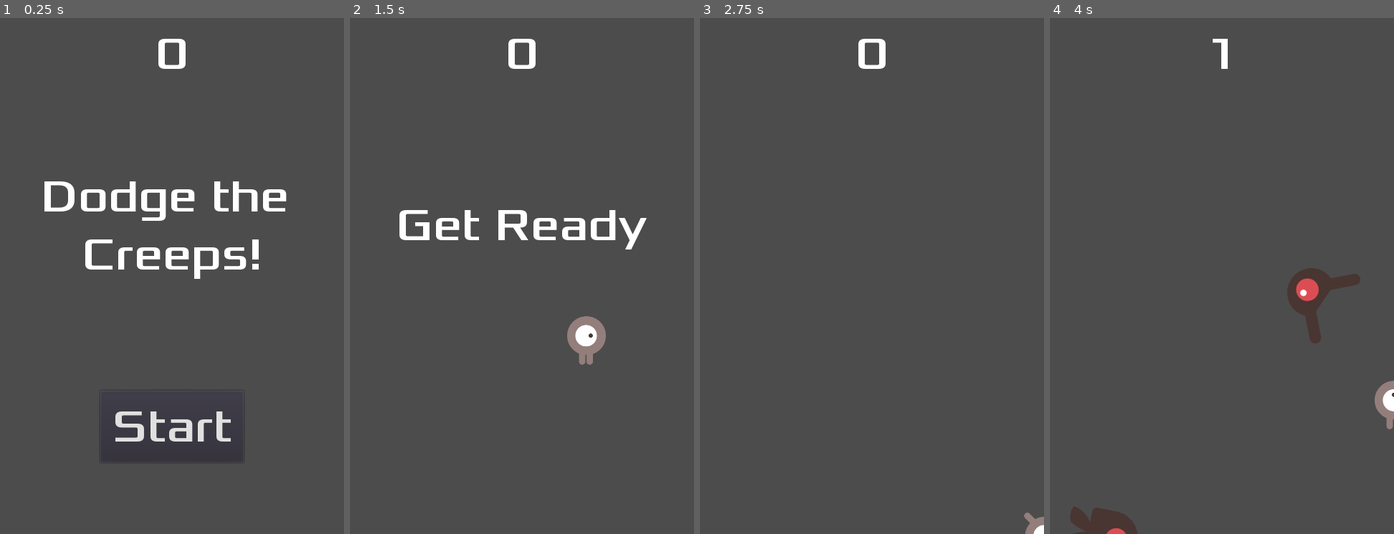
Above: before the commit, frames 1-4 (left to right).
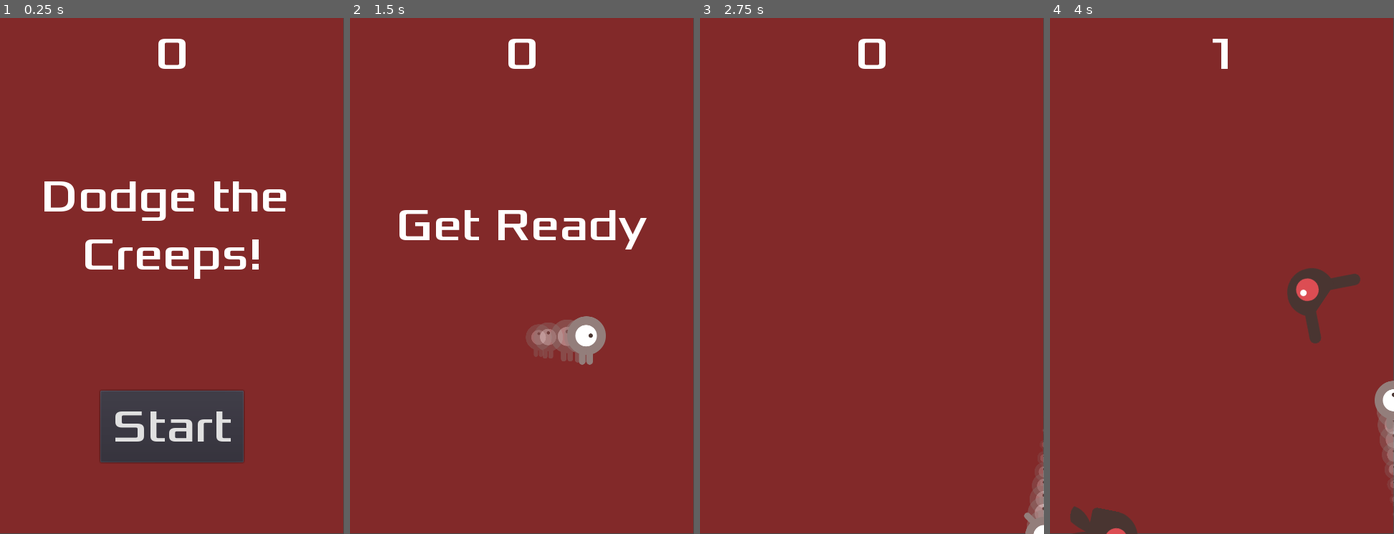
Above: after the commit, the same moments.

Repository: AlbertMontagutCasero/godot-dodge-the-creeps
Game: Godot game, scene res://Main.tscn
Two runs of this game, one before a commit and one after it. Both use one fixed random seed, a clock stepped at 60 frames per second and the inputs below.
Inputs:
- Up to frame 1 (0.25 s): no input
- Up to frame 2 (1.5 s): click "Start" at 0.5 s; tap Enter at 1.25 s; hold Right (ui_right) from 1.28 s (still down)
- Up to frame 3 (2.75 s): release Right (ui_right) at 2.03 s; hold Down (ui_down) from 2.03 s (still down)
- Up to frame 4 (4 s): release Down (ui_down) at 2.78 s; hold Right (ui_right) 2.78-3.53 s; hold Up (ui_up) from 3.53 s (still down)

The runs differ from the first frame. In frame 1, 91% of the frame differs, in the area x 0-100%, y 0-100%; in frame 2, 97%; in frame 3, 99%; in frame 4, 97%.

Commit message:
Adding Sounds, Background, and particles.

Diff:
--- a/Main.gd
+++ b/Main.gd
@@ -15,6 +15,8 @@
 	$ScoreTimer.stop()
 	$MobTimer.stop()
 	$HUD.show_game_over()
+	$Music.stop()
+	$DeathMusic.play()
 
 func new_game():
 	score = 0
@@ -22,6 +24,7 @@
 	$Player.start($StartPosition.position)
 	$StartTimer.start()
 	$HUD.show_message("Get Ready")
+	$Music.play()
 
 func _on_ScoreTimer_timeout():
 	score += 1
--- a/Main.tscn
+++ b/Main.tscn
@@ -1,9 +1,11 @@
-[gd_scene load_steps=6 format=2]
+[gd_scene load_steps=8 format=2]
 
 [ext_resource path="res://Main.gd" type="Script" id=1]
 [ext_resource path="res://mob/Mob.tscn" type="PackedScene" id=2]
 [ext_resource path="res://player/Player.tscn" type="PackedScene" id=3]
 [ext_resource path="res://HUD.tscn" type="PackedScene" id=4]
+[ext_resource path="res://art/House In a Forest Loop.ogg" type="AudioStream" id=5]
+[ext_resource path="res://art/gameover.wav" type="AudioStream" id=6]
 
 [sub_resource type="Curve2D" id=1]
 
@@ -12,41 +14,58 @@
 "points": PoolVector2Array( 0, 0, 0, 0, -0.0879517, -0.570572, 0, 0, 0, 0, 478.583, 1.6455, 0, 0, 0, 0, 479.932, 719.713, 0, 0, 0, 0, 0.621826, 717.862, 0, 0, 0, 0, -0.0879517, -0.570572 )
 }
 
-[node name="Main" type="Node" index="0"]
+[node name="Main" type="Node"]
 
 script = ExtResource( 1 )
 Mob = ExtResource( 2 )
 
-[node name="Player" parent="." index="0" instance=ExtResource( 3 )]
+[node name="ColorRect" type="ColorRect" parent="." index="0"]
 
-[node name="MobTimer" type="Timer" parent="." index="1"]
+anchor_left = 0.0
+anchor_top = 0.0
+anchor_right = 0.0
+anchor_bottom = 0.0
+margin_top = -1.0
+margin_right = 479.0
+margin_bottom = 719.0
+rect_pivot_offset = Vector2( 0, 0 )
+rect_clip_content = false
+mouse_filter = 0
+mouse_default_cursor_shape = 0
+size_flags_horizontal = 1
+size_flags_vertical = 1
+color = Color( 0.511719, 0.16391, 0.16391, 1 )
+
+[node name="Player" parent="." index="1" instance=ExtResource( 3 )]
+
+[node name="MobTimer" type="Timer" parent="." index="2"]
 
 process_mode = 1
 wait_time = 0.5
 one_shot = false
 autostart = false
 
-[node name="ScoreTimer" type="Timer" parent="." index="2"]
+[node name="ScoreTimer" type="Timer" parent="." index="3"]
 
 process_mode = 1
 wait_time = 1.0
 one_shot = false
 autostart = false
 
-[node name="StartTimer" type="Timer" parent="." index="3"]
+[node name="StartTimer" type="Timer" parent="." index="4"]
 
 process_mode = 1
 wait_time = 2.0
 one_shot = true
 autostart = false
 
-[node name="StartPosition" type="Position2D" parent="." index="4"]
+[node name="StartPosition" type="Position2D" parent="." index="5"]
 
 position = Vector2( 250, 450 )
 
-[node name="HUD" parent="." index="5" instance=ExtResource( 4 )]
+[node name="HUD" parent="." index="6" instance=ExtResource( 4 )]
 
-[node name="MobPath" type="Path2D" parent="." index="6"]
+[node name="MobPath" type="Path2D" parent="." index="7"]
 
 self_modulate = Color( 0.5, 0.6, 1, 0.7 )
 curve = SubResource( 1 )
@@ -62,3 +81,21 @@
 cubic_interp = true
 loop = true
 lookahead = 4.0
+
+[node name="Music" type="AudioStreamPlayer" parent="." index="8"]
+
+stream = ExtResource( 5 )
+volume_db = 0.0
+pitch_scale = 1.0
+autoplay = false
+mix_target = 0
+bus = "Master"
+
+[node name="DeathMusic" type="AudioStreamPlayer" parent="." index="9"]
+
+stream = ExtResource( 6 )
+volume_db = 0.0
+pitch_scale = 1.0
+autoplay = false
+mix_target = 0
+bus = "Master"
--- a/player/Player.gd
+++ b/player/Player.gd
@@ -23,8 +23,10 @@
 	if velocity.length() > 0:
 		velocity = velocity.normalized() * speed;
 		$AnimatedSprite.play()
+		$Trial.emitting = true
 	else:
 		$AnimatedSprite.stop()
+		$Trial.emitting = false
 
 	position += velocity * delta
 	position.x = clamp(position.x, 0, screeenSize.x)
--- a/player/Player.tscn
+++ b/player/Player.tscn
@@ -26,7 +26,72 @@
 radius = 26.6647
 height = 14.8297
 
-[node name="Player" type="Area2D"]
+[sub_resource type="Gradient" id=3]
+
+offsets = PoolRealArray( 0, 1 )
+colors = PoolColorArray( 1, 1, 1, 0.469608, 0.867652, 0.867652, 0.867652, 0 )
+
+[sub_resource type="GradientTexture" id=4]
+
+flags = 4
+gradient = SubResource( 3 )
+width = 2048
+_sections_unfolded = [ "Resource" ]
+
+[sub_resource type="Curve" id=6]
+
+min_value = 0.0
+max_value = 1.0
+bake_resolution = 100
+_data = [ Vector2( 0, 0.457031 ), 0.0, 0.0, 0, 0, Vector2( 0.992136, 0 ), 0.0, 0.0, 0, 0 ]
+
+[sub_resource type="CurveTexture" id=7]
+
+flags = 4
+width = 2048
+curve = SubResource( 6 )
+
+[sub_resource type="ParticlesMaterial" id=5]
+
+render_priority = 0
+trail_divisor = 1
+emission_shape = 0
+flag_align_y = false
+flag_rotate_y = false
+flag_disable_z = true
+spread = 45.0
+flatness = 0.0
+gravity = Vector3( 0, 0, 0 )
+initial_velocity = 1.0
+initial_velocity_random = 0.0
+angular_velocity = 0.0
+angular_velocity_random = 0.0
+orbit_velocity = 0.0
+orbit_velocity_random = 0.0
+linear_accel = 0.0
+linear_accel_random = 0.0
+radial_accel = 0.0
+radial_accel_random = 0.0
+tangential_accel = 0.0
+tangential_accel_random = 0.0
+damping = 0.0
+damping_random = 0.0
+angle = 0.0
+angle_random = 0.0
+scale = 1.0
+scale_random = 0.0
+scale_curve = SubResource( 7 )
+color_ramp = SubResource( 4 )
+hue_variation = 0.0
+hue_variation_random = 0.0
+anim_speed = 0.0
+anim_speed_random = 0.0
+anim_offset = 0.0
+anim_offset_random = 0.0
+anim_loop = false
+_sections_unfolded = [ "Animation", "Color", "Emission Shape", "Initial Velocity", "Scale", "Trail" ]
+
+[node name="Player" type="Area2D" index="0"]
 
 input_pickable = true
 gravity_vec = Vector2( 0, 1 )
@@ -53,3 +118,27 @@
 position = Vector2( 0.00734973, 0 )
 shape = SubResource( 2 )
 _sections_unfolded = [ "Transform" ]
+
+[node name="Trial" type="Particles2D" parent="." index="2"]
+
+show_behind_parent = true
+scale = Vector2( 0.5, 0.5 )
+emitting = true
+amount = 10
+lifetime = 1.0
+one_shot = false
+preprocess = 0.0
+speed_scale = 2.0
+explosiveness = 0.0
+randomness = 0.0
+fixed_fps = 0
+fract_delta = true
+visibility_rect = Rect2( -100, -100, 200, 200 )
+local_coords = false
+draw_order = 0
+process_material = SubResource( 5 )
+texture = ExtResource( 4 )
+normal_map = null
+h_frames = 1
+v_frames = 1
+_sections_unfolded = [ "Drawing", "Process Material", "Textures", "Time", "Transform", "Visibility" ]
Not shown: 1 places in player/Player.tscn that only renumber resources
